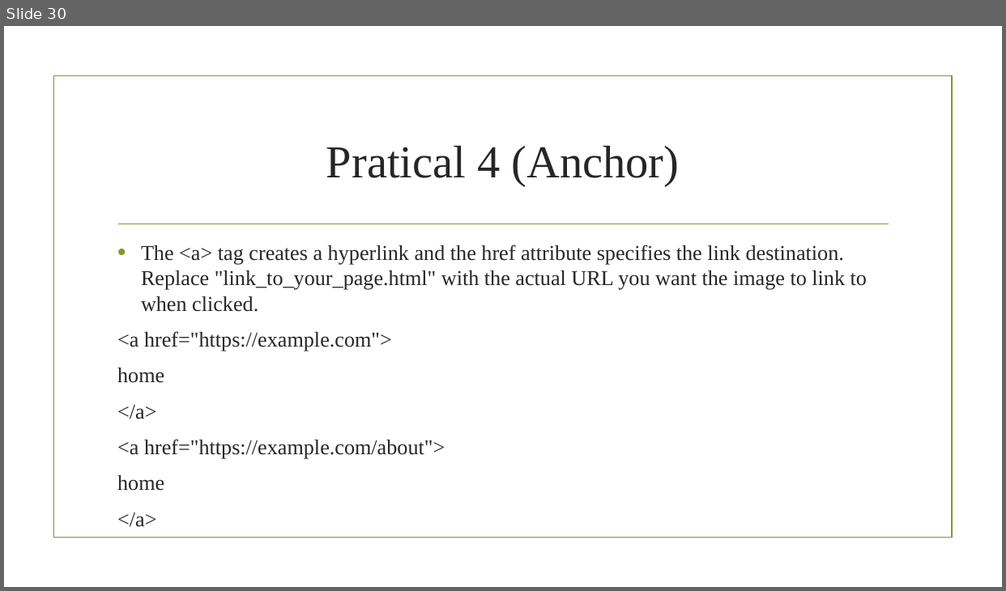
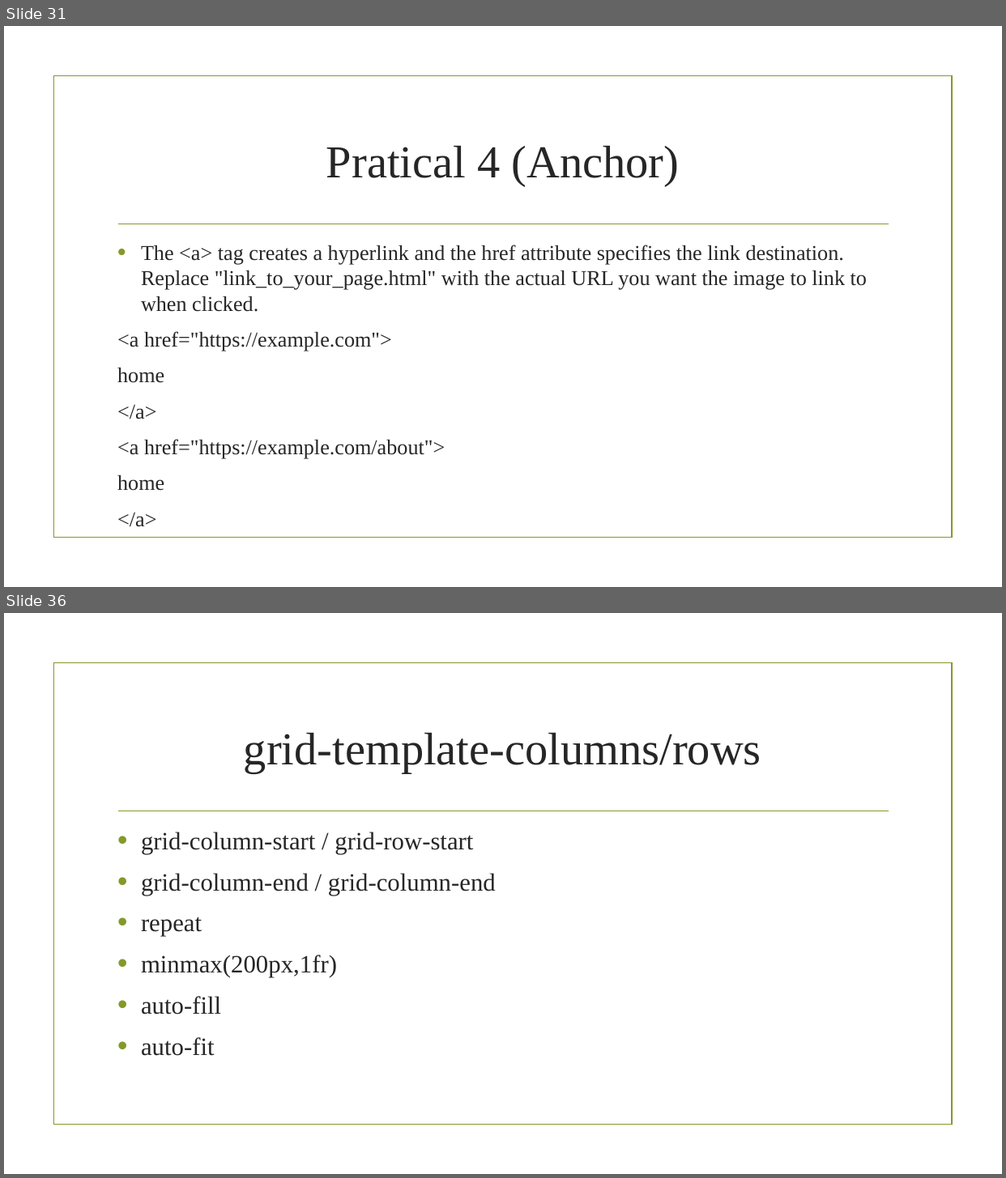
Before and after one commit to sagarshrestha81/FED, a slide deck: HTML.pptx. Shown one above the other, each under a label of ours: slide 30 before the commit, slides 31 and 36 after it; the slides between them are not shown. The pictures are 1006x591 and 1006x1178 pixels, drawn with LibreOffice and Linux fonts; fonts in the diff are those of the drawing; background and template pictures are left out. Boxes give left, top, right and bottom in pixels: in the first picture for what was removed or moved away, otherwise in the second. Text is boxed around its words. In the diff, an @@ line names an element or a change of style, - is before the commit and + after.

Commit message:
grid

```diff
--- a/HTML.pptx
+++ b/HTML.pptx
@@ slide 36 added at box(4, 613, 1002, 1174), background picture (left out); not listed: 2 template elements that a slide beside it also shows @@
@@ title added at box(244, 733, 761, 773), 44 pt, text #262626 @@
+grid-template-columns/rows
@@ text added at box(141, 832, 496, 1056), 24 pt, text #262626 @@
+• grid-column-start / grid-row-start
+• grid-column-end / grid-column-end
+• repeat
+• minmax(200px,1fr)
+• auto-fill
+• auto-fit
@@ what was slide 30 is now slide 31 @@
```
Also in this commit, not shown: 2 other slides added, 4 other files.
